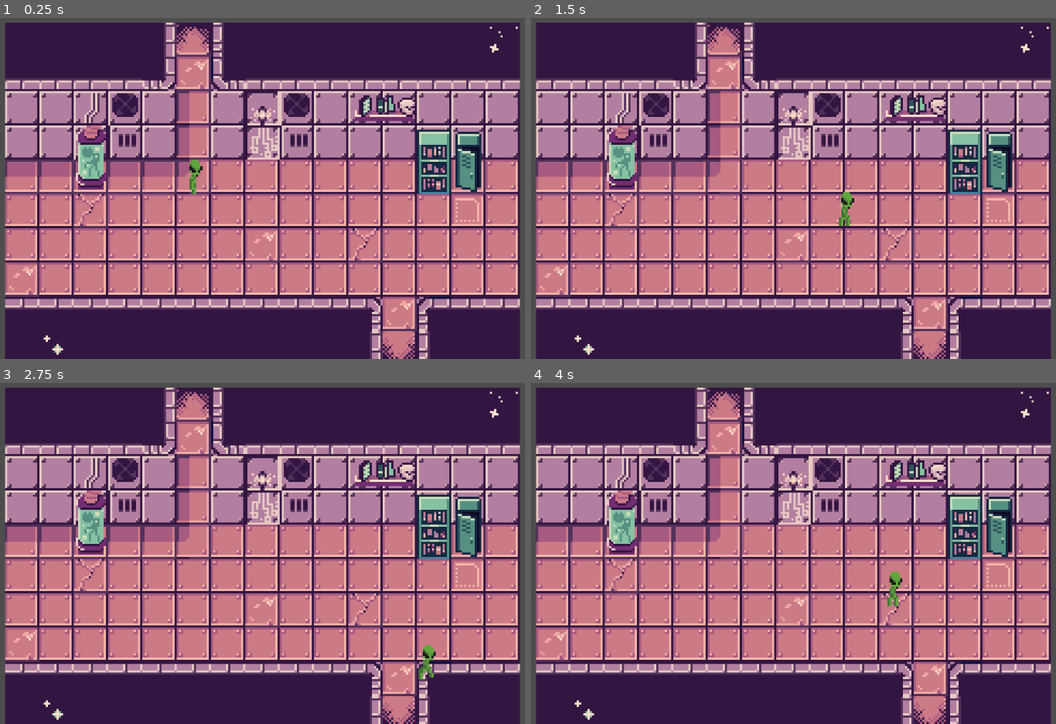
Above: before the commit, frames 1-4 (two rows, left to right).
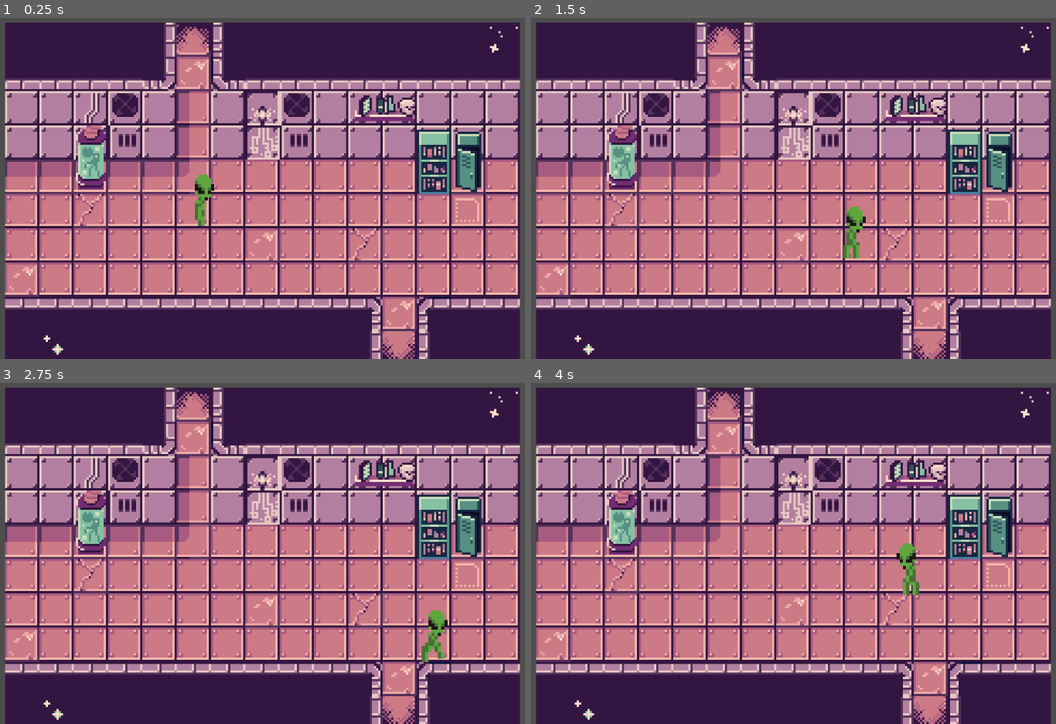
Above: after the commit, the same moments.

Repository: PlanetPioneers/ProjectMoon
Game: Godot game, scene res://scenes/game.tscn
Same seed, same stepped clock (60 frames per second), same inputs: the game is played once before the commit and once after it.
Inputs:
- Up to frame 1 (0.25 s): no input
- Up to frame 2 (1.5 s): tap Enter at 0.5 s; hold Right (ui_right) 0.53-1.28 s; hold Down (ui_down) from 1.28 s (still down)
- Up to frame 3 (2.75 s): release Down (ui_down) at 2.03 s; hold Right (ui_right) from 2.03 s (still down)
- Up to frame 4 (4 s): release Right (ui_right) at 2.78 s; hold Up (ui_up) 2.78-3.53 s; hold Left (ui_left) from 3.53 s (still down)

The runs differ from the first frame. In frame 1, 0.5% of the frame differs, in the area x 36-41%, y 41-61%; in frame 2, 0.6%; in frame 3, 0.5%; in frame 4, 0.6%, in the area x 67-74%, y 46-66%.

Commit message:
fix: Changed player file structure and collision shape

Diff:
--- a/new-game-project/project.godot
+++ b/new-game-project/project.godot
@@ -15,6 +15,41 @@
 config/features=PackedStringArray("4.3", "Forward Plus")
 config/icon="res://icon.svg"
 
+[input]
+
+ui_left={
+"deadzone": 0.5,
+"events": [Object(InputEventKey,"resource_local_to_scene":false,"resource_name":"","device":0,"window_id":0,"alt_pressed":false,"shift_pressed":false,"ctrl_pressed":false,"meta_pressed":false,"pressed":false,"keycode":4194319,"physical_keycode":0,"key_label":0,"unicode":0,"location":0,"echo":false,"script":null)
+, Object(InputEventJoypadButton,"resource_local_to_scene":false,"resource_name":"","device":0,"button_index":13,"pressure":0.0,"pressed":false,"script":null)
+, Object(InputEventJoypadMotion,"resource_local_to_scene":false,"resource_name":"","device":0,"axis":0,"axis_value":-1.0,"script":null)
+, Object(InputEventKey,"resource_local_to_scene":false,"resource_name":"","device":-1,"window_id":0,"alt_pressed":false,"shift_pressed":false,"ctrl_pressed":false,"meta_pressed":false,"pressed":false,"keycode":0,"physical_keycode":65,"key_label":0,"unicode":97,"location":0,"echo":false,"script":null)
+]
+}
+ui_right={
+"deadzone": 0.5,
+"events": [Object(InputEventKey,"resource_local_to_scene":false,"resource_name":"","device":0,"window_id":0,"alt_pressed":false,"shift_pressed":false,"ctrl_pressed":false,"meta_pressed":false,"pressed":false,"keycode":4194321,"physical_keycode":0,"key_label":0,"unicode":0,"location":0,"echo":false,"script":null)
+, Object(InputEventJoypadButton,"resource_local_to_scene":false,"resource_name":"","device":0,"button_index":14,"pressure":0.0,"pressed":false,"script":null)
+, Object(InputEventJoypadMotion,"resource_local_to_scene":false,"resource_name":"","device":0,"axis":0,"axis_value":1.0,"script":null)
+, Object(InputEventKey,"resource_local_to_scene":false,"resource_name":"","device":-1,"window_id":0,"alt_pressed":false,"shift_pressed":false,"ctrl_pressed":false,"meta_pressed":false,"pressed":false,"keycode":0,"physical_keycode":68,"key_label":0,"unicode":100,"location":0,"echo":false,"script":null)
+]
+}
+ui_up={
+"deadzone": 0.5,
+"events": [Object(InputEventKey,"resource_local_to_scene":false,"resource_name":"","device":0,"window_id":0,"alt_pressed":false,"shift_pressed":false,"ctrl_pressed":false,"meta_pressed":false,"pressed":false,"keycode":4194320,"physical_keycode":0,"key_label":0,"unicode":0,"location":0,"echo":false,"script":null)
+, Object(InputEventJoypadButton,"resource_local_to_scene":false,"resource_name":"","device":0,"button_index":11,"pressure":0.0,"pressed":false,"script":null)
+, Object(InputEventJoypadMotion,"resource_local_to_scene":false,"resource_name":"","device":0,"axis":1,"axis_value":-1.0,"script":null)
+, Object(InputEventKey,"resource_local_to_scene":false,"resource_name":"","device":-1,"window_id":0,"alt_pressed":false,"shift_pressed":false,"ctrl_pressed":false,"meta_pressed":false,"pressed":false,"keycode":0,"physical_keycode":87,"key_label":0,"unicode":119,"location":0,"echo":false,"script":null)
+]
+}
+ui_down={
+"deadzone": 0.5,
+"events": [Object(InputEventKey,"resource_local_to_scene":false,"resource_name":"","device":0,"window_id":0,"alt_pressed":false,"shift_pressed":false,"ctrl_pressed":false,"meta_pressed":false,"pressed":false,"keycode":4194322,"physical_keycode":0,"key_label":0,"unicode":0,"location":0,"echo":false,"script":null)
+, Object(InputEventJoypadButton,"resource_local_to_scene":false,"resource_name":"","device":0,"button_index":12,"pressure":0.0,"pressed":false,"script":null)
+, Object(InputEventJoypadMotion,"resource_local_to_scene":false,"resource_name":"","device":0,"axis":1,"axis_value":1.0,"script":null)
+, Object(InputEventKey,"resource_local_to_scene":false,"resource_name":"","device":-1,"window_id":0,"alt_pressed":false,"shift_pressed":false,"ctrl_pressed":false,"meta_pressed":false,"pressed":false,"keycode":0,"physical_keycode":83,"key_label":0,"unicode":115,"location":0,"echo":false,"script":null)
+]
+}
+
 [rendering]
 
 textures/canvas_textures/default_texture_filter=0
--- a/new-game-project/scenes/game.tscn
+++ b/new-game-project/scenes/game.tscn
@@ -201,4 +201,5 @@
 tile_set = SubResource("TileSet_y3low")
 
 [node name="player" parent="." instance=ExtResource("2_aowxn")]
-position = Vector2(-223, 50)
+position = Vector2(-35, 83)
+scale = Vector2(1.5, 1.5)
--- a/new-game-project/scenes/player.tscn
+++ b/new-game-project/scenes/player.tscn
@@ -1,9 +1,7 @@
 [gd_scene load_steps=14 format=3 uid="uid://cerx4hg8jxtqw"]
 
-[ext_resource type="Script" path="res://scripts/player.gd" id="1_yieir"]
+[ext_resource type="Script" path="res://scripts/player.gd" id="1_7m2dy"]
 [ext_resource type="Texture2D" uid="uid://mq4uggwjlyri" path="res://UI/aliensXundeadAntz.png" id="2_k3t42"]
-
-[sub_resource type="RectangleShape2D" id="RectangleShape2D_pvnyp"]
 
 [sub_resource type="AtlasTexture" id="AtlasTexture_ck44o"]
 atlas = ExtResource("2_k3t42")
@@ -96,19 +94,17 @@
 "speed": 3.0
 }]
 
-[node name="player" type="Node2D"]
+[sub_resource type="RectangleShape2D" id="RectangleShape2D_18bam"]
+size = Vector2(4, 11)
 
-[node name="CharacterBody2D" type="CharacterBody2D" parent="."]
-script = ExtResource("1_yieir")
+[node name="player" type="CharacterBody2D"]
+script = ExtResource("1_7m2dy")
 
-[node name="Camera2D" type="Camera2D" parent="CharacterBody2D"]
-position = Vector2(188, 20)
-zoom = Vector2(10, 10)
-
-[node name="CollisionShape2D" type="CollisionShape2D" parent="CharacterBody2D"]
-shape = SubResource("RectangleShape2D_pvnyp")
-
-[node name="AnimatedSprite2D" type="AnimatedSprite2D" parent="CharacterBody2D"]
-position = Vector2(185, 22)
+[node name="AnimatedSprite2D" type="AnimatedSprite2D" parent="."]
+position = Vector2(1, 0)
 sprite_frames = SubResource("SpriteFrames_vnwtc")
 animation = &"move_down"
+
+[node name="CollisionShape2D" type="CollisionShape2D" parent="."]
+position = Vector2(-1, 2.5)
+shape = SubResource("RectangleShape2D_18bam")
--- a/new-game-project/scripts/player.gd
+++ b/new-game-project/scripts/player.gd
@@ -1,6 +1,7 @@
 extends CharacterBody2D
 
 var speed = 75
+@onready var animated_sprite_2d: AnimatedSprite2D = $AnimatedSprite2D
 
 func _physics_process(delta):
 	var direction = Vector2.ZERO
@@ -14,9 +15,11 @@
 		$AnimatedSprite2D.play("move_down")
 	elif Input.is_action_pressed("ui_left"):
 		direction.x -= 1
+		animated_sprite_2d.flip_h = true
 		$AnimatedSprite2D.play("move_left")
 	elif Input.is_action_pressed("ui_right"):
 		direction.x += 1
+		animated_sprite_2d.flip_h = false
 		$AnimatedSprite2D.play("move_right")
 	else:
 		$AnimatedSprite2D.play("idle")  # Play idle animation when no input
